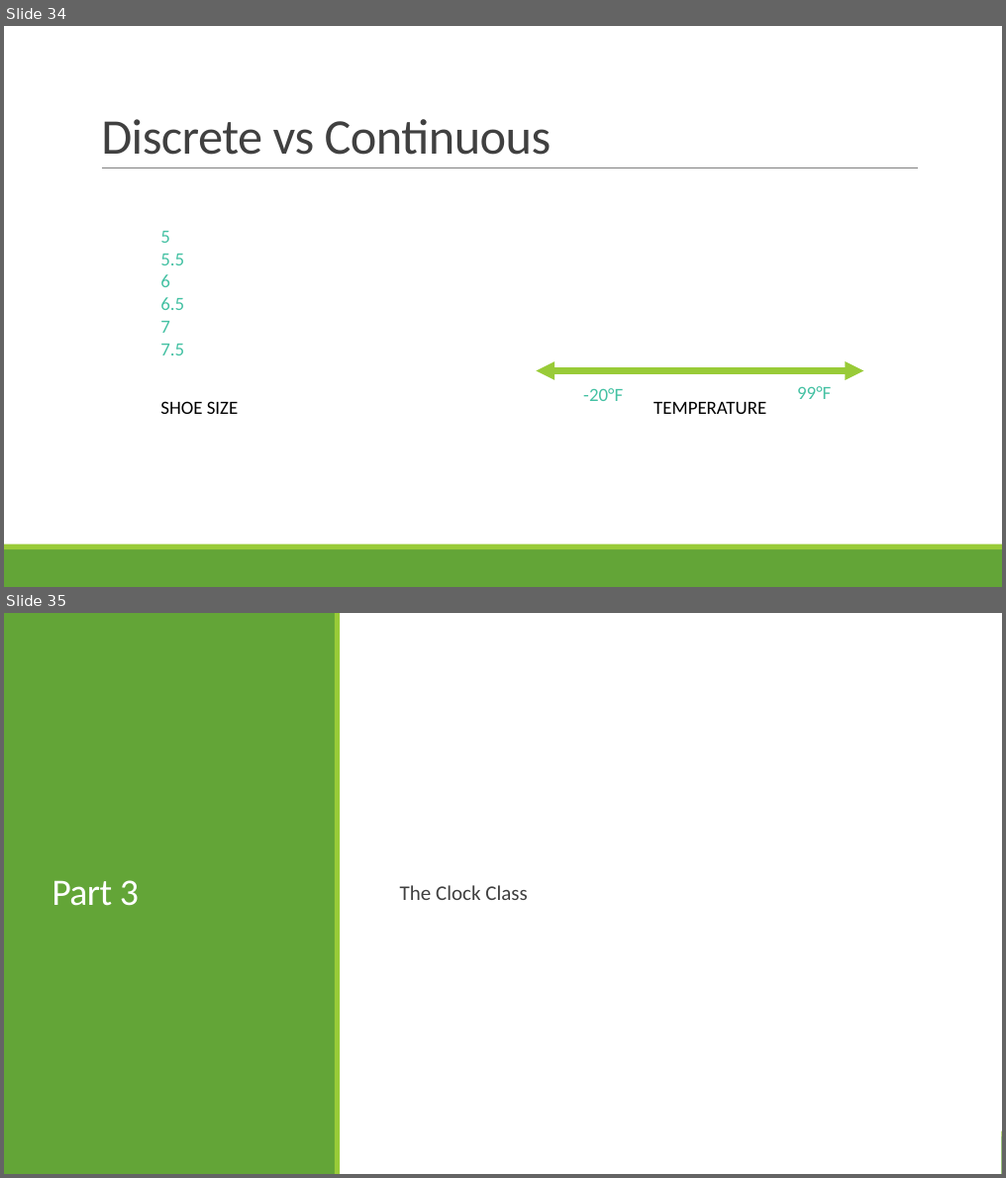
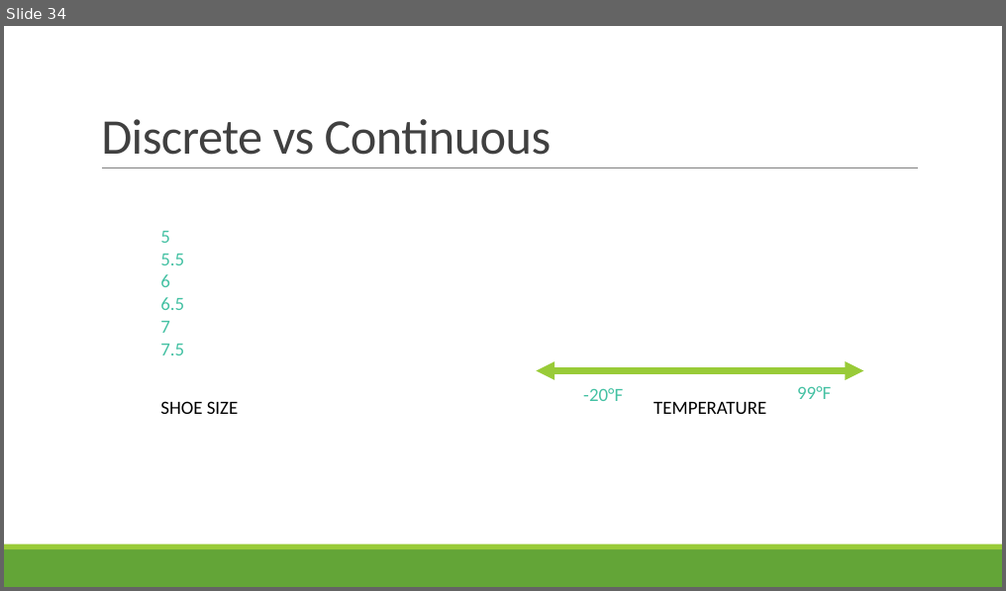
Before and after one commit to aavolo/cmsi186, a slide deck: spring20/assignment04/assignment04 - Part 1.pptx. Shown one above the other, each under a label of ours: slides 34 and 35 before the commit, slide 34 after it. The pictures are 1006x1178 and 1006x591 pixels, drawn with LibreOffice and Linux fonts; fonts in the diff are those of the drawing. Boxes give left, top, right and bottom in pixels: in the first picture for what was removed or moved away, otherwise in the second. Text is boxed around its words. In the diff, an @@ line names an element or a change of style, - is before the commit and + after.

```diff
--- a/spring20/assignment04/assignment04 - Part 1.pptx
+++ b/spring20/assignment04/assignment04 - Part 1.pptx
@@ slide 35 removed at bbox=[4, 613, 1002, 1174], background #FFFFFF; not listed: 2 template elements that a slide beside it also shows @@
@@ rectangle removed at bbox=[4, 613, 1002, 1174] @@
@@ rectangle removed at bbox=[4, 613, 336, 1174] @@
@@ rectangle removed at bbox=[335, 613, 341, 1174] @@
@@ title removed at bbox=[52, 880, 139, 906] @@
-Part 3
@@ text removed at bbox=[400, 885, 528, 900] @@
-  The Clock Class
```
Also in this commit, not shown: 1 other file.
